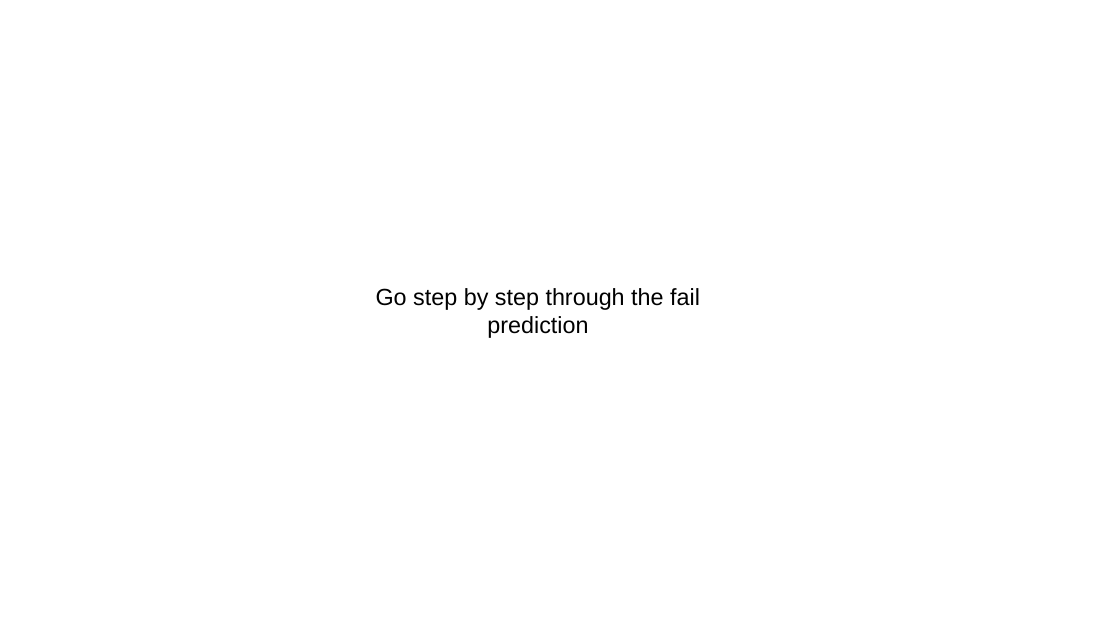
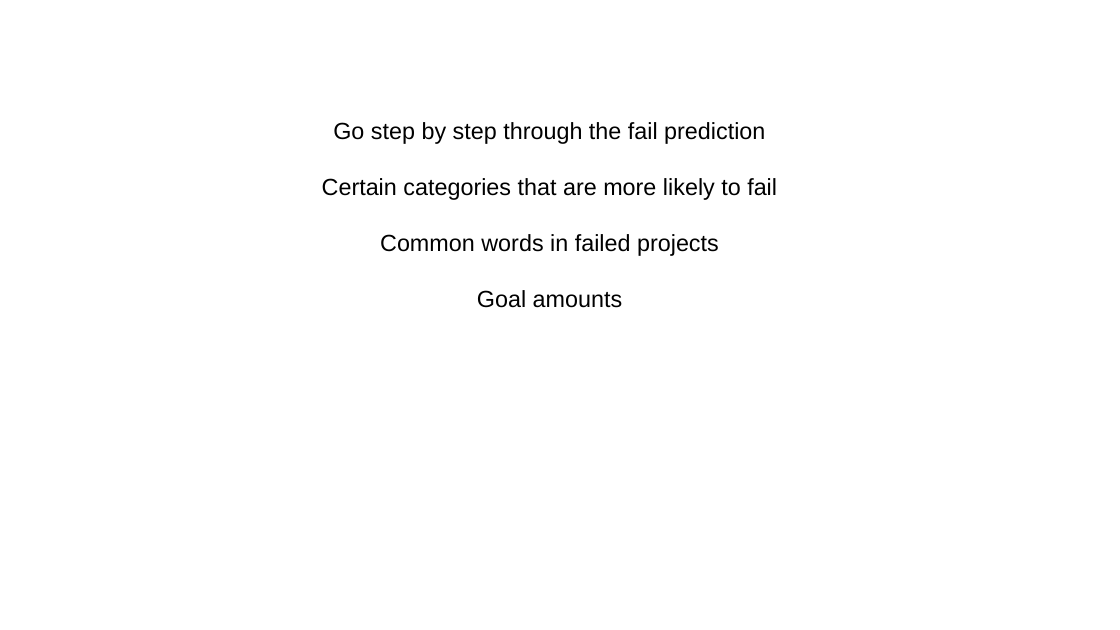
Before and after one commit to nicolerichter1989/kickstarter, a slide deck: slide 11 of kickstarter_presentation.pptx (slide 6 before the commit). Drawn at 1120x630 pixels with LibreOffice and Linux fonts; fonts in the diff are those of the drawing. Boxes give left, top, right and bottom in pixels: in the first picture for what was removed or moved away, otherwise in the second. Text is boxed around its words. In the diff, an @@ line names an element or a change of style, - is before the commit and + after.

```diff
--- a/kickstarter_presentation.pptx
+++ b/kickstarter_presentation.pptx
@@ text "Go step by step through ...": place and size @@
-text "Go step by step through ..." at (376,288,700,338)
+text "Go step by step through ..." at (322,122,777,308)
@@ text at (322,178,777,308): paragraphs added @@
+Certain categories that are more likely to fail
+Common words in failed projects
+Goal amounts
```
Also in this commit, not shown: 2 other slides changed, 5 slides added, 1 slide removed, 3 other files.
